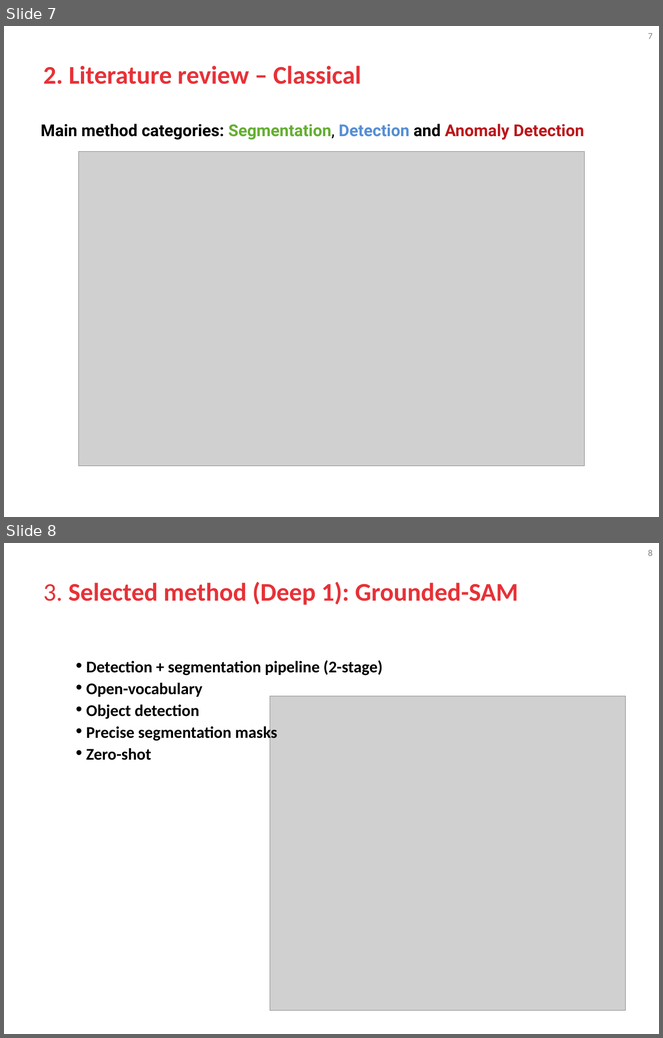
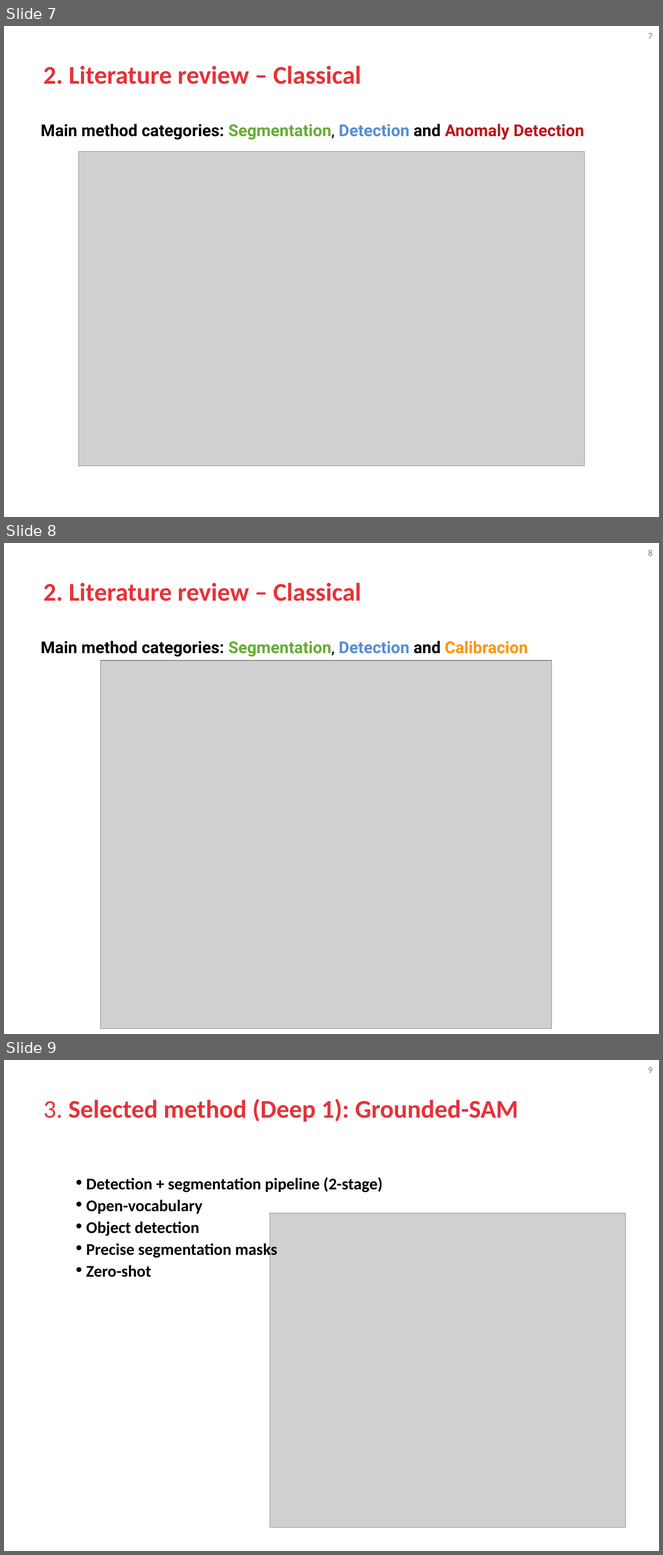
Before and after one commit to blooraayy/VA_RetoMichelin, a slide deck: docs/GIDIA_VA_Course_Project_Presentations.pptx. Shown one above the other, each under a label of ours: slides 7 and 8 before the commit, slides 7, 8 and 9 after it. The pictures are 663x1038 and 663x1555 pixels, drawn with LibreOffice and Linux fonts; fonts in the diff are those of the drawing; grey boxes stand for pictures; background and template pictures are left out. Boxes give left, top, right and bottom in pixels: in the first picture for what was removed or moved away, otherwise in the second. Text is boxed around its words. In the diff, an @@ line names an element or a change of style, - is before the commit and + after.

```diff
--- a/docs/GIDIA_VA_Course_Project_Presentations.pptx
+++ b/docs/GIDIA_VA_Course_Project_Presentations.pptx
@@ slide 8 added at (4,543,659,1034), background #FFFFFF; not listed: 1 template element that a slide beside it also shows @@
@@ title added at (44,583,361,601), 28 pt, text #E73137, bold @@
+2. Literature review – Classical
@@ text added at (41,641,528,657), 18 pt, text #000000, bold @@
+Main method categories: Segmentation, Detection and Calibracion
@@ picture added at (100,661,552,1029) @@
@@ what was slide 8 is now slide 9 @@
@@ page number at (648,1067,653,1073): text changed @@
-8
+9
```
Also in this commit, not shown: 1 slide changed, 4 other slides added, 1 slide removed, 22 other files.
